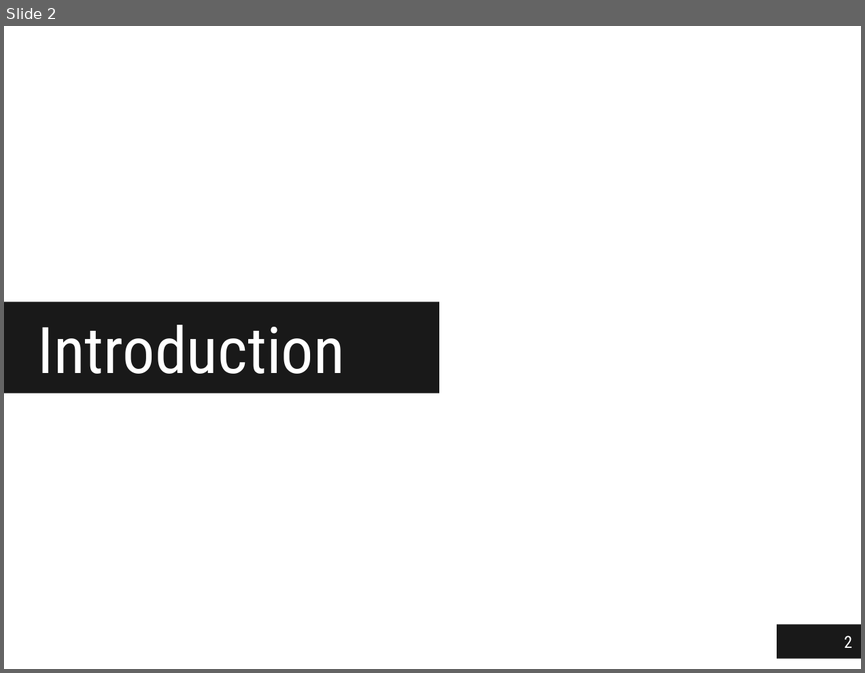
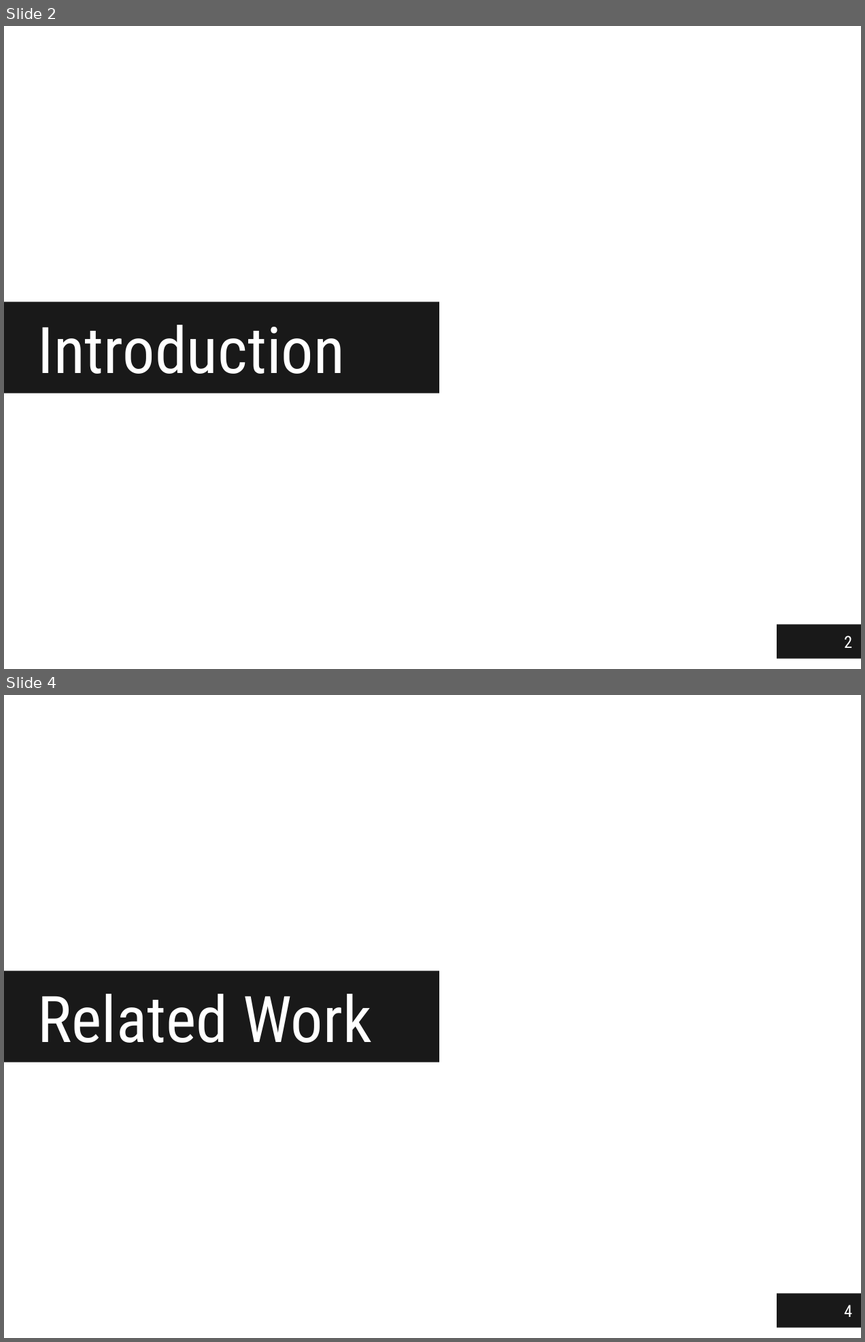
Before and after one commit to jgradim/thesis, a slide deck: presentations/thesis.pptx. Shown one above the other, each under a label of ours: slide 2 before the commit, slides 2 and 4 after it; the slides between them are not shown. The pictures are 865x673 and 865x1342 pixels, drawn with LibreOffice and Linux fonts; fonts in the diff are those of the drawing; background and template pictures are left out. Boxes give left, top, right and bottom in pixels: in the first picture for what was removed or moved away, otherwise in the second. Text is boxed around its words. In the diff, an @@ line names an element or a change of style, - is before the commit and + after.

```diff
--- a/presentations/thesis.pptx
+++ b/presentations/thesis.pptx
@@ slide 4 added at [4,695,861,1338], background picture (left out) @@
@@ title added at [4,971,439,1063], fill #000000 at 90% opacity, 54 pt, text #FFFFFF @@
+Related Work
@@ page number added at [777,1293,861,1327], fill #000000 at 90% opacity, 14 pt, text #FFFFFF @@
+4
```
Also in this commit, not shown: 1 slide changed, 8 other slides added, 3 other files.
